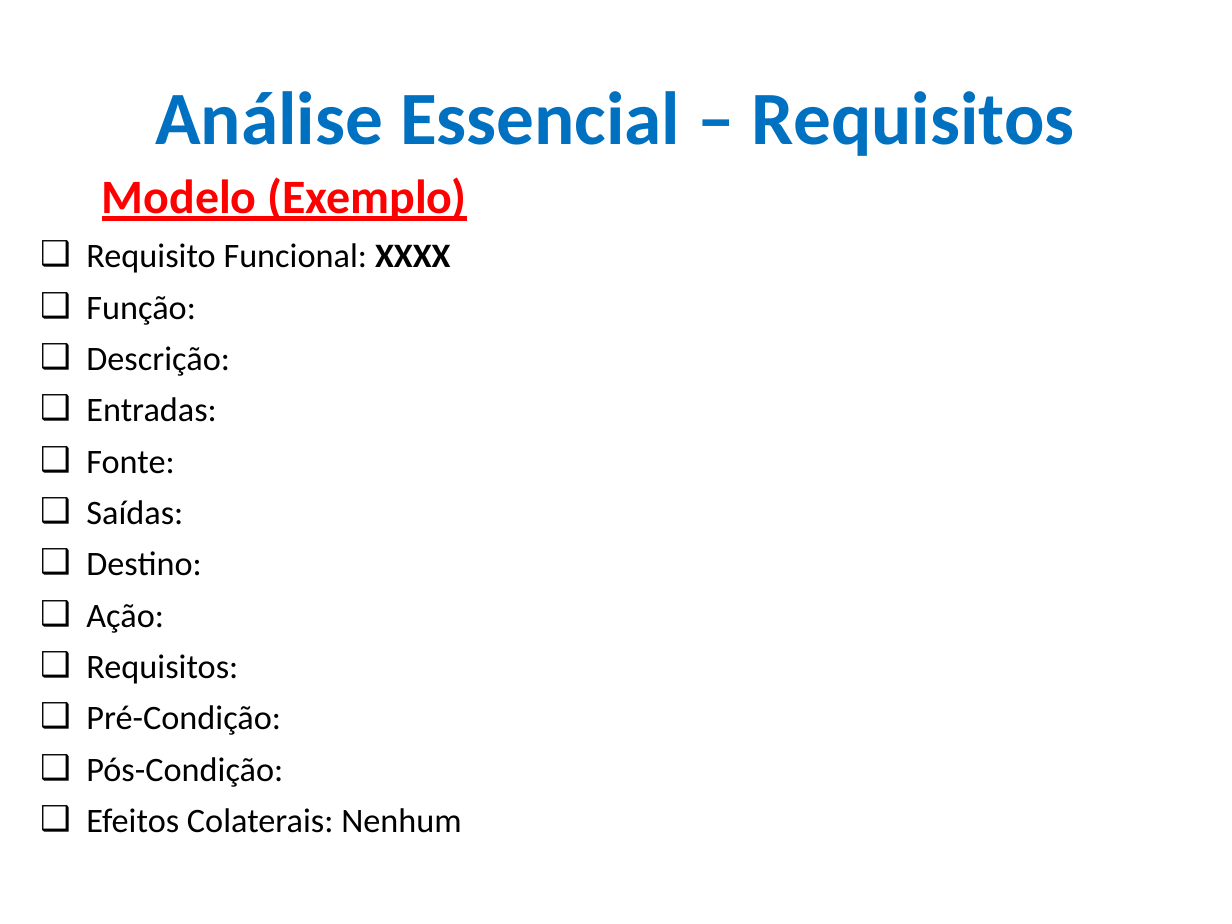
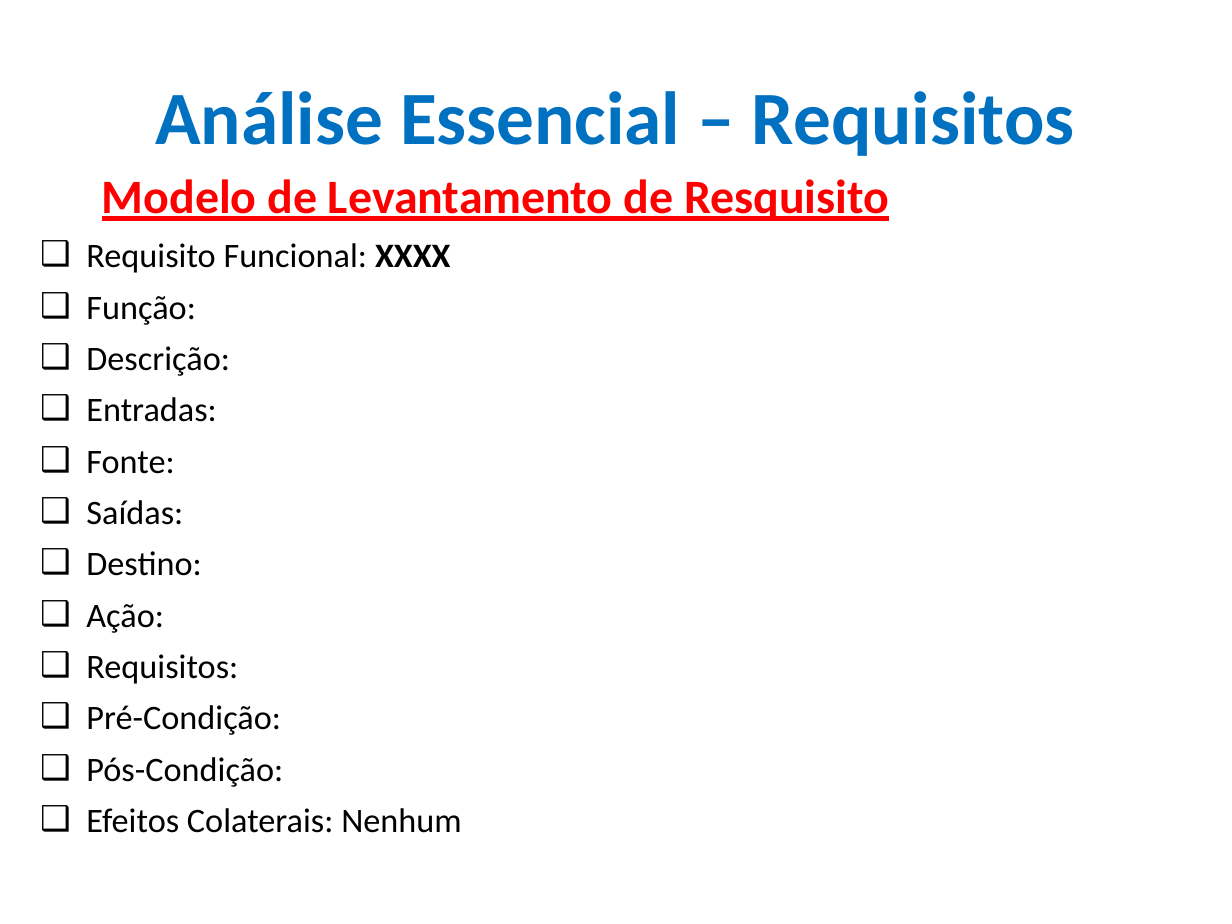
Before and after one commit to CloudEducationBrazil/WydenEngenhariaDeSoftware, a slide deck: slide 13 of 01 Classes/Aulas 03 e 04 Conceitos Métodos Ágeis XP e Analise OO.pptx (slide 17 before the commit). Drawn at 1232x924 pixels with LibreOffice and Linux fonts; fonts in the diff are those of the drawing; background and template pictures are left out. Boxes give left, top, right and bottom in pixels: in the first picture for what was removed or moved away, otherwise in the second. Text is boxed around its words. In the diff, an @@ line names an element or a change of style, - is before the commit and + after.

```diff
--- a/01 Classes/Aulas 03 e 04 Conceitos Métodos Ágeis XP e Analise OO.pptx
+++ b/01 Classes/Aulas 03 e 04 Conceitos Métodos Ágeis XP e Analise OO.pptx
@@ text at [102, 179, 889, 221]: text changed @@
-Modelo (Exemplo)
+Modelo de Levantamento de Resquisito
```
Also in this commit, not shown: 6 other slides changed, 4 slides removed, 1 other file.
